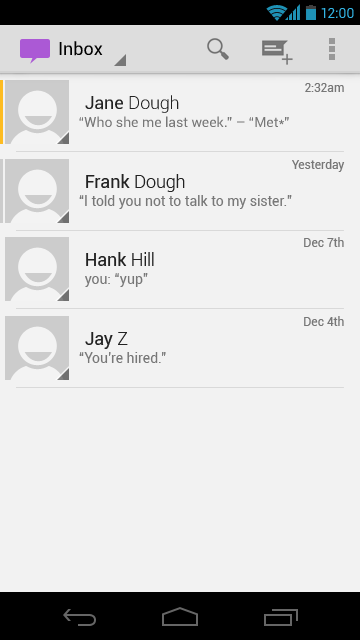
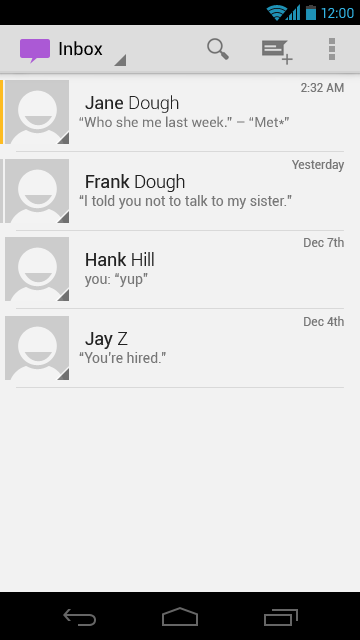
Layered file, before and after one edit (w=360, h=640). Changes by layer:
renamed "2:32am" to "2:32 AM", painted on it over <box>301,83,344,92</box>
